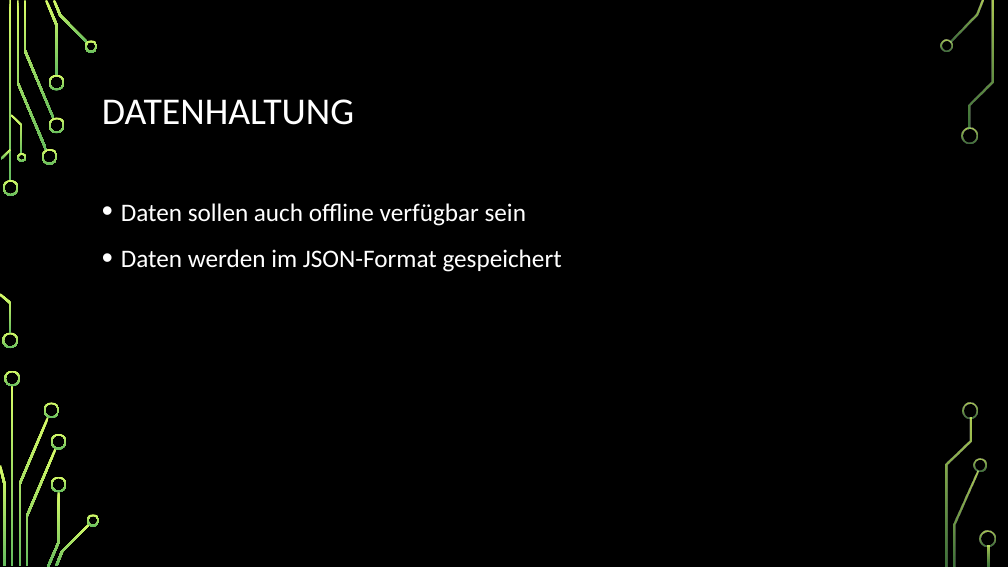
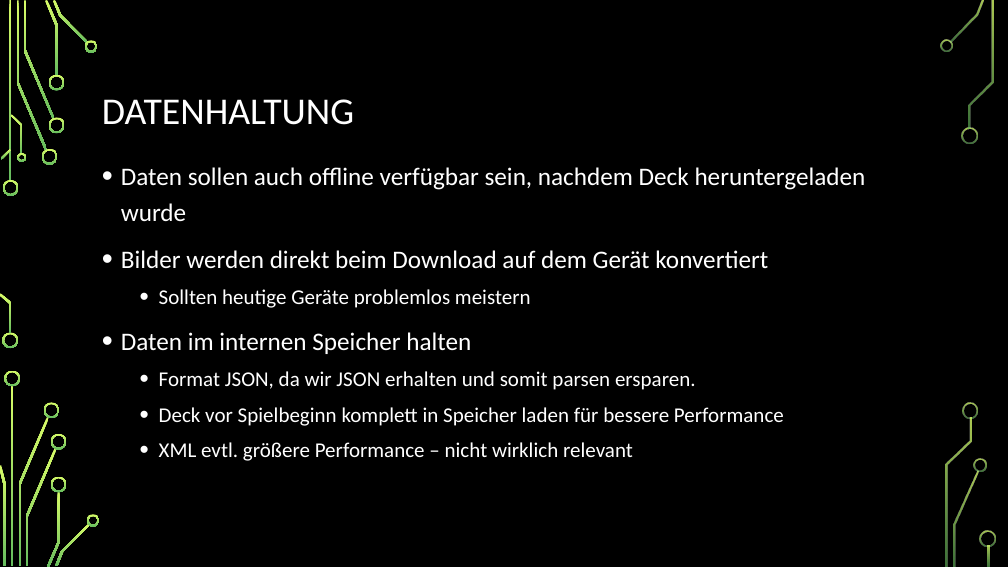
Before and after one commit to snap10/FancyQuartett, a slide deck: slide 3 of FancyQuartettDatenmodell/Datenmodell_PPT.pptx (slide 2 before the commit). Drawn at 1008x567 pixels with LibreOffice and Linux fonts; fonts in the diff are those of the drawing; background and template pictures are left out. Boxes give left, top, right and bottom in pixels: in the first picture for what was removed or moved away, otherwise in the second. Text is boxed around its words. In the diff, an @@ line names an element or a change of style, - is before the commit and + after.

```diff
--- a/FancyQuartettDatenmodell/Datenmodell_PPT.pptx
+++ b/FancyQuartettDatenmodell/Datenmodell_PPT.pptx
@@ text at [121,167,866,461]: text changed; size 24 to 20 pt @@
-• Daten sollen auch offline verfügbar sein
-• Daten werden im JSON-Format gespeichert
+• Daten sollen auch offline verfügbar sein, nachdem Deck heruntergeladen wurde
+• Bilder werden direkt beim Download auf dem Gerät konvertiert
+  • Sollten heutige Geräte problemlos meistern
+• Daten im internen Speicher halten
+  • Format JSON, da wir JSON erhalten und somit parsen ersparen.
+  • Deck vor Spielbeginn komplett in Speicher laden für bessere Performance
+  • XML evtl. größere Performance – nicht wirklich relevant
```
Also in this commit, not shown: 1 slide added.
